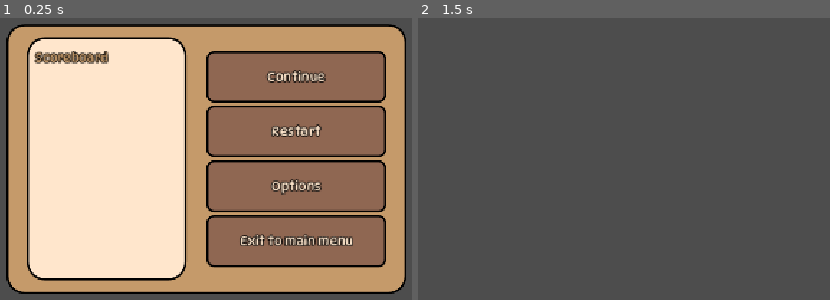
Above: before the commit, frames 1-2 (left to right).
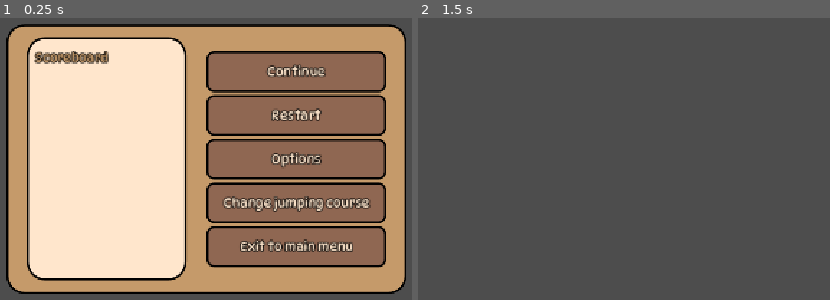
Above: after the commit, the same moments.

Repository: annasohva/PonyJump
Game: Godot game, scene res://ui/pause_menu/pause_menu.tscn
Same seed, same stepped clock (60 frames per second), same inputs: the game is played once before the commit and once after it. This scene is started directly instead of the project's main scene.
Inputs (mouse positions are in pixels of both pictures, inside the frame that each line leads up to):
- Up to frame 1 (0.25 s): no input
- Up to frame 2 (1.5 s): click "Restart" at 0.5 s; tap Enter at 1.25 s; move the mouse to (669, 156) at 1.27 s; hold W (forward) from 1.28 s (still down); hold Space (jump) from 1.28 s (still down)

The runs differ from the first frame. In frame 1, 13% of the frame differs, in the area x 50-94%, y 16-83%; in frame 2, nothing differs.

Commit message:
Created jumping course menu
- Opening it from the pause menu and from obstacle course manager for the first time

Diff:
--- a/actors/horse/horse.gd
+++ b/actors/horse/horse.gd
@@ -44,7 +44,6 @@
 
 
 func _enter_tree() -> void:
-	Input.mouse_mode = Input.MOUSE_MODE_CAPTURED
 	EventSystem.OBS_jumping_area_entered.connect(on_jumping_area_entered)
 	EventSystem.OBS_jumping_area_exited.connect(on_jumping_area_exited)
 	EventSystem.OBS_perfect_points_earned.connect(on_perfect_points_earned)
--- a/actors/horse/horse.tscn
+++ b/actors/horse/horse.tscn
@@ -168,6 +168,7 @@
 shape = SubResource("CapsuleShape3D_5qeg8")
 
 [node name="PerfectParticles" type="CPUParticles3D" parent="."]
+process_mode = 3
 transform = Transform3D(-0.00664961, -0.999978, 0, 0.999978, -0.00664961, 0, 0, 0, 1, 0, 1.6626, 0)
 emitting = false
 one_shot = true
--- a/game/event_system.gd
+++ b/game/event_system.gd
@@ -4,7 +4,8 @@
 signal LEV_change_level
 signal LEV_level_changed
 
-signal OBS_restart_course
+signal OBS_start_course
+signal OBS_reset_course
 signal OBS_select_course
 signal OBS_jumping_area_entered
 signal OBS_jumping_area_exited
--- a/game/managers/obstacle_course_manager.gd
+++ b/game/managers/obstacle_course_manager.gd
@@ -27,16 +27,17 @@
 
 
 func _enter_tree() -> void:
+	EventSystem.OBS_start_course.connect(start_course)
 	EventSystem.OBS_charge_jump.connect(charge_jump)
 	EventSystem.OBS_jump.connect(handle_jump)
 	EventSystem.OBS_crash.connect(handle_crash)
-	EventSystem.OBS_restart_course.connect(restart_course)
+	EventSystem.OBS_reset_course.connect(reset_course)
 	EventSystem.OBS_poles_dropped.connect(handle_poles_dropped)
 	EventSystem.OBS_points_earned.connect(handle_points_earned)
 
 
 func _ready() -> void:
-	start_course()
+	EventSystem.UI_open_menu.emit(UiReference.Keys.JumpingCourse)
 
 
 func start_course() -> void:
@@ -51,7 +52,7 @@
 	record_time = true
 
 
-func restart_course() -> void:
+func reset_course(restart: bool) -> void:
 	# Resetting the timer
 	timer = 0
 	EventSystem.HUD_set_timer_text.emit("00:00")
@@ -63,8 +64,8 @@
 	# Resetting the obstacles
 	reset_obstacles()
 
-	# Starting the course again
-	start_course()
+	# Starting the course again if restart is true
+	if restart: start_course()
 
 
 func reset_obstacles() -> void:
--- a/resources/reference_sheets/ui_reference.gd
+++ b/resources/reference_sheets/ui_reference.gd
@@ -16,6 +16,7 @@
 	Keys.PauseMenu: "uid://dsgpj8ebxi8t2",
 	Keys.Credits: "uid://b67fbw34tn5e6",
 	Keys.PlayerHud: "uid://cqqtup7iaj4a5",
+	Keys.JumpingCourse: "uid://cpiahabodqwvv"
 }
 
 
--- /dev/null
+++ b/ui/jumping_course_menu/jumping_course_menu.gd
@@ -0,0 +1,16 @@
+extends Control
+
+
+func _enter_tree() -> void:
+	get_tree().paused = true
+	Input.mouse_mode = Input.MOUSE_MODE_VISIBLE
+
+
+func _exit_tree() -> void:
+	get_tree().paused = false
+	Input.mouse_mode = Input.MOUSE_MODE_CAPTURED
+
+
+func _on_play_button_pressed() -> void:
+	EventSystem.OBS_start_course.emit()
+	queue_free()
--- /dev/null
+++ b/ui/jumping_course_menu/jumping_course_menu.tscn
@@ -0,0 +1,139 @@
+[gd_scene load_steps=10 format=3 uid="uid://cpiahabodqwvv"]
+
+[ext_resource type="PackedScene" uid="uid://c1v3ap1bgnkf1" path="res://ui/scoreboard/scoreboard.tscn" id="1_5g4w2"]
+[ext_resource type="Script" uid="uid://clqfva3ixbayr" path="res://ui/jumping_course_menu/jumping_course_menu.gd" id="1_ddyo7"]
+[ext_resource type="Texture2D" uid="uid://btk7ndlk775ye" path="res://assets/ui/jumping_course_1.png" id="2_ddyo7"]
+[ext_resource type="Theme" uid="uid://bsgy7q3257cf0" path="res://resources/ui/button_theme.tres" id="2_fb1be"]
+[ext_resource type="FontFile" uid="uid://by5857nvvi54i" path="res://assets/fonts/dynapuff_variable_font.ttf" id="3_ddyo7"]
+
+[sub_resource type="StyleBoxFlat" id="StyleBoxFlat_s0dbm"]
+bg_color = Color(0.772627, 0.602132, 0.415254, 1)
+border_width_left = 3
+border_width_top = 3
+border_width_right = 3
+border_width_bottom = 3
+border_color = Color(0, 0, 0, 1)
+corner_radius_top_left = 25
+corner_radius_top_right = 25
+corner_radius_bottom_right = 25
+corner_radius_bottom_left = 25
+
+[sub_resource type="StyleBoxFlat" id="StyleBoxFlat_ticdx"]
+bg_color = Color(1, 0.901961, 0.8, 1)
+border_width_left = 3
+border_width_top = 3
+border_width_right = 3
+border_width_bottom = 3
+border_color = Color(0, 0, 0, 1)
+corner_radius_top_left = 25
+corner_radius_top_right = 25
+corner_radius_bottom_right = 25
+corner_radius_bottom_left = 25
+
+[sub_resource type="LabelSettings" id="LabelSettings_17wul"]
+font = ExtResource("3_ddyo7")
+font_size = 18
+font_color = Color(1, 0.901961, 0.8, 1)
+outline_size = 5
+outline_color = Color(0, 0, 0, 1)
+
+[sub_resource type="LabelSettings" id="LabelSettings_8batv"]
+font = ExtResource("3_ddyo7")
+font_size = 18
+font_color = Color(1, 0.901961, 0.8, 1)
+outline_size = 5
+outline_color = Color(0, 0, 0, 1)
+
+[node name="JumpingCourseMenu" type="Control"]
+process_mode = 3
+layout_mode = 3
+anchors_preset = 15
+anchor_right = 1.0
+anchor_bottom = 1.0
+grow_horizontal = 2
+grow_vertical = 2
+script = ExtResource("1_ddyo7")
+
+[node name="BackgroundPanel" type="Panel" parent="."]
+layout_mode = 1
+anchors_preset = -1
+anchor_left = 0.2
+anchor_top = 0.1
+anchor_right = 0.8
+anchor_bottom = 0.9
+theme_override_styles/panel = SubResource("StyleBoxFlat_s0dbm")
+
+[node name="Scoreboard" parent="BackgroundPanel" instance=ExtResource("1_5g4w2")]
+layout_mode = 1
+anchor_left = 0.6
+anchor_top = 0.05
+anchor_right = 0.9
+anchor_bottom = 0.75
+
+[node name="CourseLayoutPanel" type="Panel" parent="BackgroundPanel"]
+layout_mode = 1
+anchors_preset = -1
+anchor_left = 0.1
+anchor_top = 0.05
+anchor_right = 0.5
+anchor_bottom = 0.8
+grow_horizontal = 2
+grow_vertical = 2
+theme_override_styles/panel = SubResource("StyleBoxFlat_ticdx")
+
+[node name="TextureRect" type="TextureRect" parent="BackgroundPanel/CourseLayoutPanel"]
+layout_mode = 1
+anchors_preset = -1
+anchor_right = 1.0
+anchor_bottom = 0.99
+grow_horizontal = 2
+grow_vertical = 2
+texture = ExtResource("2_ddyo7")
+expand_mode = 1
+stretch_mode = 5
+
+[node name="CourseSelector" type="HBoxContainer" parent="BackgroundPanel"]
+layout_mode = 1
+anchors_preset = -1
+anchor_left = 0.1
+anchor_top = 0.83
+anchor_right = 0.5
+anchor_bottom = 0.91
+
+[node name="LeftButton" type="Button" parent="BackgroundPanel/CourseSelector"]
+custom_minimum_size = Vector2(40, 0)
+layout_mode = 2
+theme = ExtResource("2_fb1be")
+text = "<"
+
+[node name="CourseLabel" type="Label" parent="BackgroundPanel/CourseSelector"]
+custom_minimum_size = Vector2(150, 0)
+layout_mode = 2
+text = "Jumping Course"
+label_settings = SubResource("LabelSettings_17wul")
+horizontal_alignment = 1
+
+[node name="CourseNumber" type="Label" parent="BackgroundPanel/CourseSelector"]
+custom_minimum_size = Vector2(30, 0)
+layout_mode = 2
+text = "1"
+label_settings = SubResource("LabelSettings_8batv")
+horizontal_alignment = 1
+
+[node name="RightButton" type="Button" parent="BackgroundPanel/CourseSelector"]
+custom_minimum_size = Vector2(40, 0)
+layout_mode = 2
+theme = ExtResource("2_fb1be")
+text = ">"
+
+[node name="PlayButton" type="Button" parent="BackgroundPanel"]
+layout_mode = 1
+anchors_preset = -1
+anchor_left = 0.6
+anchor_top = 0.8
+anchor_right = 0.9
+anchor_bottom = 0.91
+theme = ExtResource("2_fb1be")
+text = "Start Course"
+
+[connection signal="pressed" from="BackgroundPanel/PlayButton" to="." method="_on_play_button_pressed"]
--- a/ui/pause_menu/pause_menu.gd
+++ b/ui/pause_menu/pause_menu.gd
@@ -6,30 +6,40 @@
 	Input.mouse_mode = Input.MOUSE_MODE_VISIBLE
 
 
-func _exit_tree() -> void:
-	get_tree().paused = false
+func _input(event: InputEvent) -> void:
+	if event.is_action_pressed("escape"):
+		continue_gameplay()
 
 
-func _on_continue_button_pressed() -> void:
+func continue_gameplay():
+	get_tree().paused = false
 	Input.mouse_mode = Input.MOUSE_MODE_CAPTURED
 	queue_free()
 
 
+func _on_continue_button_pressed() -> void:
+	continue_gameplay()
+
+
 func _on_restart_button_pressed() -> void:
-	EventSystem.OBS_restart_course.emit()
+	get_tree().paused = false
+	EventSystem.OBS_reset_course.emit(true)
 	Input.mouse_mode = Input.MOUSE_MODE_CAPTURED
 	queue_free()
 
 
 func _on_options_button_pressed() -> void:
+	get_tree().paused = false
 	EventSystem.UI_open_menu.emit(UiReference.Keys.Options)
 
 
 func _on_jumping_course_button_pressed() -> void:
-	#EventSystem.UI_open_menu.emit(UiReference.Keys.JumpingCourse)
-	pass
+	EventSystem.OBS_reset_course.emit(false)
+	EventSystem.UI_open_menu.emit(UiReference.Keys.JumpingCourse)
+	queue_free()
 
 
 func _on_exit_button_pressed() -> void:
+	get_tree().paused = false
 	queue_free()
 	EventSystem.LEV_change_level.emit(LevelReference.Keys.MainMenu)
--- a/ui/pause_menu/pause_menu.tscn
+++ b/ui/pause_menu/pause_menu.tscn
@@ -73,7 +73,6 @@
 text = "Options"
 
 [node name="JumpingCourseButton" type="Button" parent="BackgroundPanel/VBoxContainer"]
-visible = false
 layout_mode = 2
 size_flags_vertical = 3
 theme = ExtResource("1_mnjdh")
Binary file added: assets/ui/jumping_course_1.png
Not shown, added: assets/ui/jumping_course_1.png.import
Not shown, added: ui/jumping_course_menu/jumping_course_menu.gd.uid
